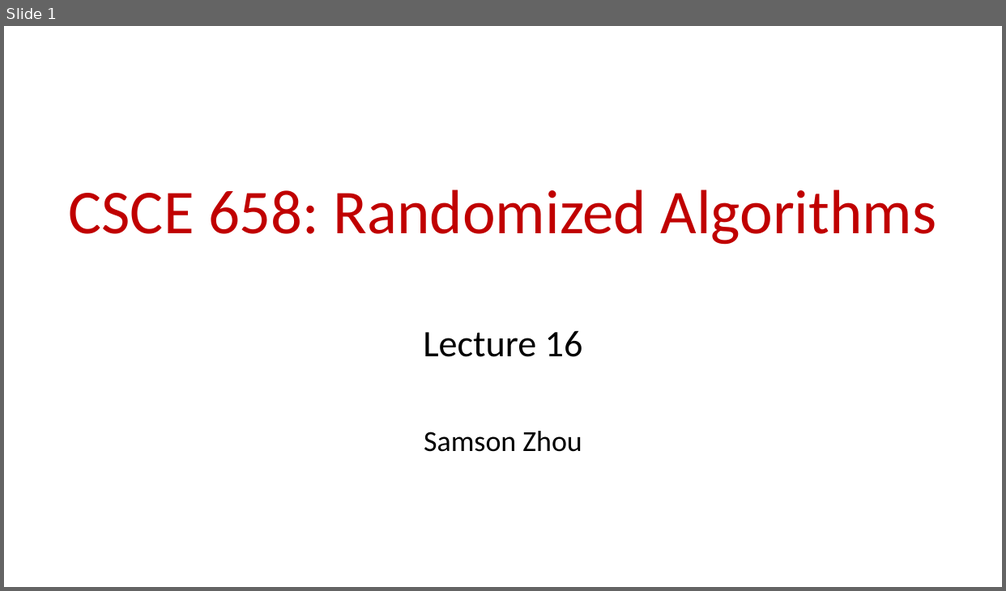
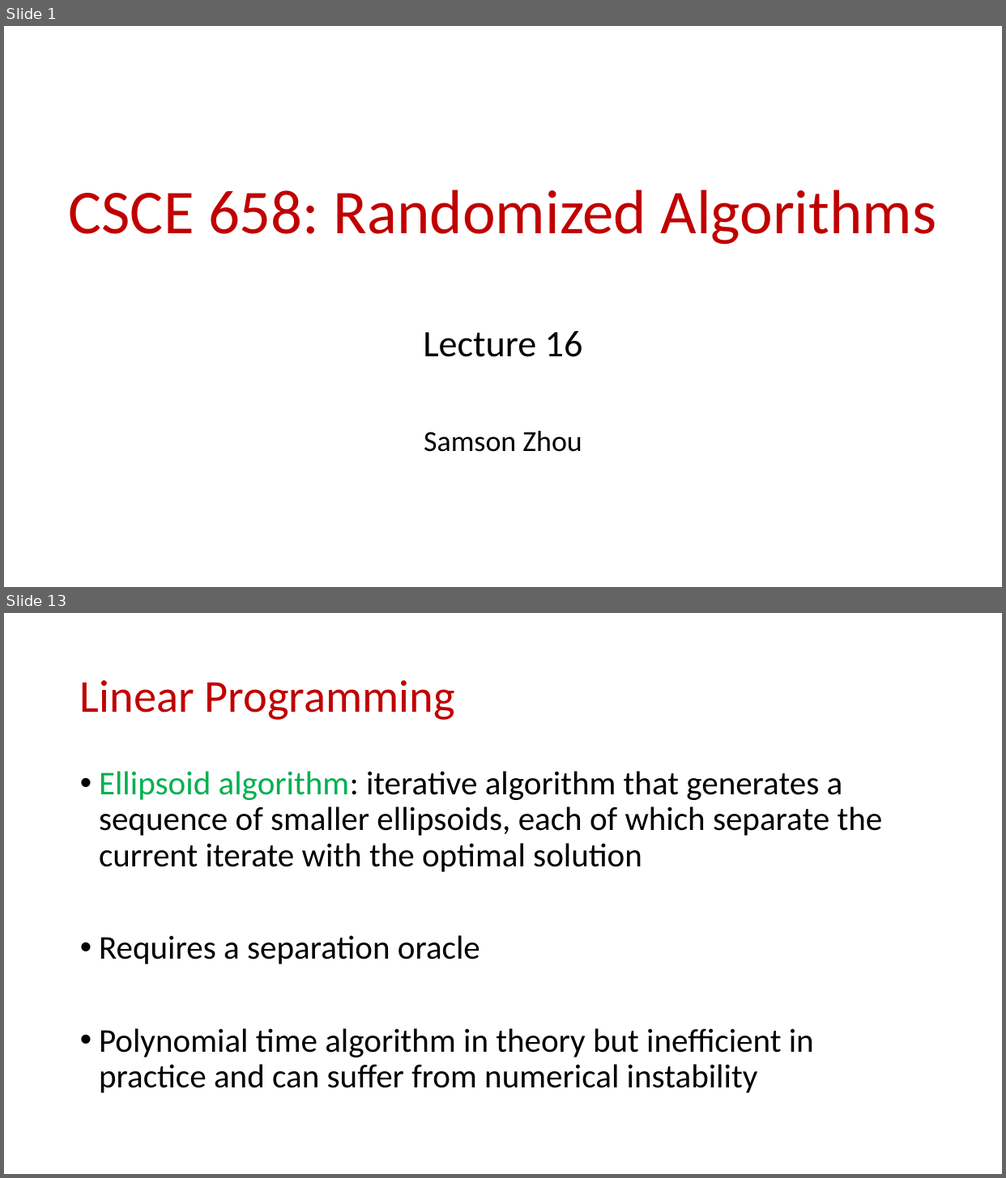
Before and after one commit to samsonzhou/samsonzhou.github.io, a slide deck: CSCE658-S24/L16.pptx. Shown one above the other, each under a label of ours: slide 1 before the commit, slides 1 and 13 after it; the slides between them are not shown. The pictures are 1006x591 and 1006x1178 pixels, drawn with LibreOffice and Linux fonts; fonts in the diff are those of the drawing. Boxes give left, top, right and bottom in pixels: in the first picture for what was removed or moved away, otherwise in the second. Text is boxed around its words. In the diff, an @@ line names an element or a change of style, - is before the commit and + after.

```diff
--- a/CSCE658-S24/L16.pptx
+++ b/CSCE658-S24/L16.pptx
@@ slide 13 added at bbox=[4, 613, 1002, 1174], background #FFFFFF @@
@@ title added at bbox=[80, 680, 455, 720], 44 pt, text #C00000 @@
+Linear Programming
@@ text added at bbox=[99, 771, 883, 1093], 32 pt, text #000000 @@
+• Ellipsoid algorithm: iterative algorithm that generates a sequence of smaller ellipsoids, each of which separate the current iterate with the optimal solution
+• Requires a separation oracle
+• Polynomial time algorithm in theory but inefficient in practice and can suffer from numerical instability
```
Also in this commit, not shown: 6 slides changed, 25 other slides added.
